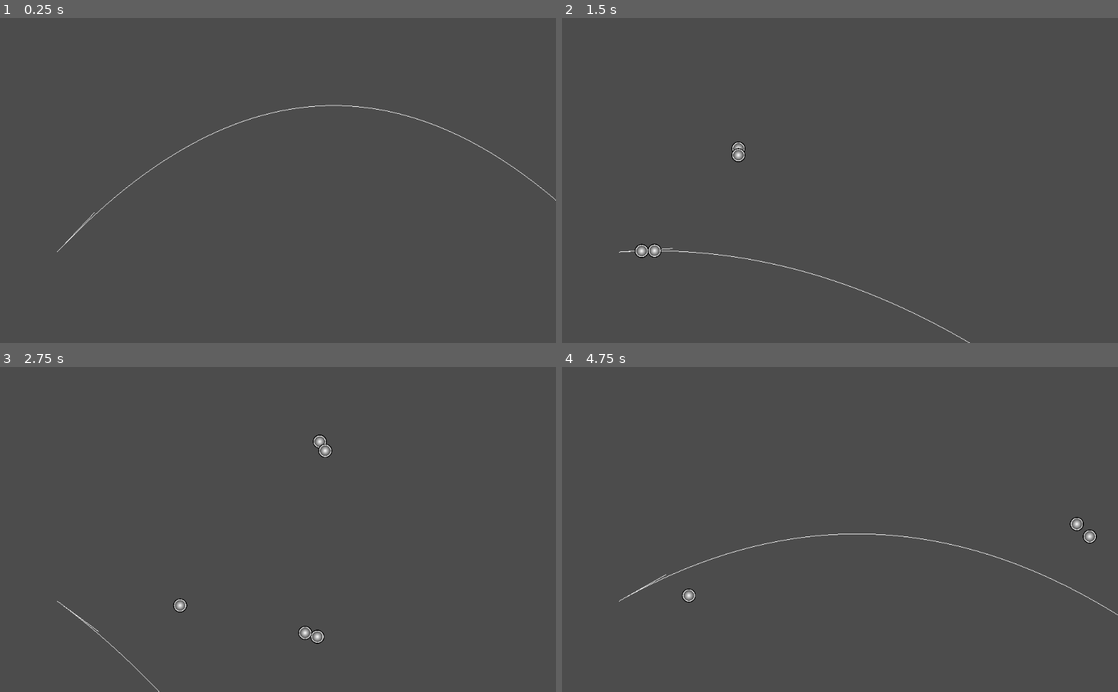
Above: before the commit, frames 1-4 (two rows, left to right).
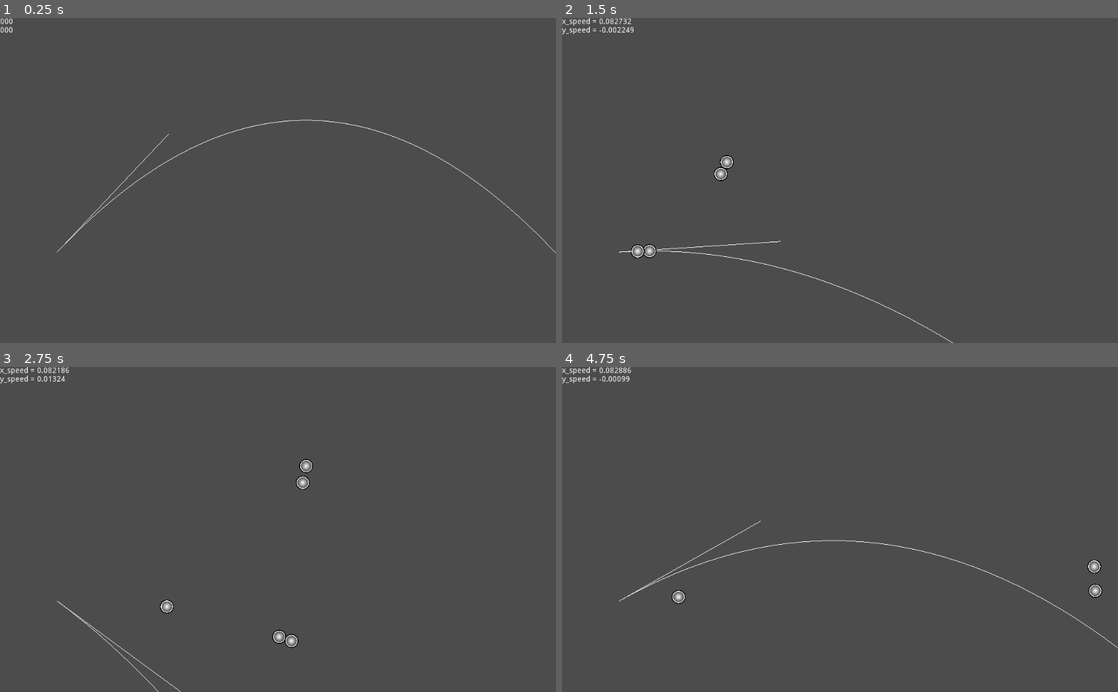
Above: after the commit, the same moments.

Repository: Acvarium/gravity_gun
Game: Godot game, scene res://scenes/main.tscn
Same seed, same stepped clock (60 frames per second), same inputs: the game is played once before the commit and once after it.
Inputs:
- Up to frame 1 (0.25 s): no input
- Up to frame 2 (1.5 s): tap Enter at 0.5 s; hold Right (ui_right) 0.53-1.28 s; hold Space (fire) 0.53-1.28 s; hold Down (ui_down) from 1.28 s (still down); tap Space (fire) at 1.35 s
- Up to frame 3 (2.75 s): release Down (ui_down) at 2.03 s; hold Right (ui_right) from 2.03 s (still down); hold Space (fire) from 2.03 s (still down)
- Up to frame 4 (4.75 s): release Right (ui_right) at 2.78 s; release Space (fire) at 2.78 s; hold Up (ui_up) 2.78-3.53 s; tap Space (fire) at 2.85, 4.35 s; hold Space (fire) 3.53-4.28 s; hold Left (ui_left) from 3.53 s (still down)

The runs differ from the first frame. In frame 1, 0.6% of the frame differs, in the area x 0-100%, y 0-73%; in frame 2, 1.0%; in frame 3, 1.0%; in frame 4, 1.2%, in the area x 0-100%, y 0-87%.

Commit message:
Correct drawing without taking friction into account

Diff:
--- a/game/objects/ball.tscn
+++ b/game/objects/ball.tscn
@@ -1,7 +1,12 @@
-[gd_scene load_steps=3 format=2]
+[gd_scene load_steps=4 format=2]
 
 [ext_resource path="res://scripts/ball.gd" type="Script" id=1]
 [ext_resource path="res://textures/ball.png" type="Texture" id=2]
+
+[sub_resource type="CircleShape2D" id=1]
+
+custom_solver_bias = 0.0
+radius = 11.2201
 
 [node name="ball" type="RigidBody2D" index="0"]
 
@@ -12,7 +17,7 @@
 mode = 0
 mass = 1.0
 friction = 0.0
-bounce = 0.0
+bounce = 0.5
 gravity_scale = 1.0
 custom_integrator = false
 continuous_cd = 0
@@ -20,12 +25,12 @@
 contact_monitor = false
 sleeping = false
 can_sleep = true
-linear_velocity = Vector2( 0, 0 )
-linear_damp = -1.0
+linear_velocity = Vector2( 1, 0 )
+linear_damp = 0.0
 angular_velocity = 0.0
-angular_damp = -1.0
+angular_damp = 0.0
 script = ExtResource( 1 )
-_sections_unfolded = [ "Linear" ]
+_sections_unfolded = [ "Angular", "Collision", "Linear" ]
 
 [node name="ball" type="Sprite" parent="." index="0"]
 
@@ -39,6 +44,12 @@
 [node name="Timer" type="Timer" parent="." index="1"]
 
 process_mode = 1
-wait_time = 1.0
+wait_time = 20.0
 one_shot = false
 autostart = true
+
+[node name="CollisionShape2D" type="CollisionShape2D" parent="." index="2"]
+
+shape = SubResource( 1 )
+
+[connection signal="timeout" from="Timer" to="." method="_on_Timer_timeout"]
--- a/game/project.godot
+++ b/game/project.godot
@@ -18,6 +18,14 @@
 
 fire=[ Object(InputEventKey,"resource_local_to_scene":false,"resource_name":"","device":0,"alt":false,"shift":false,"control":false,"meta":false,"command":false,"pressed":false,"scancode":32,"unicode":0,"echo":false,"script":null)
  ]
+x_up=[ Object(InputEventKey,"resource_local_to_scene":false,"resource_name":"","device":0,"alt":false,"shift":false,"control":false,"meta":false,"command":false,"pressed":false,"scancode":81,"unicode":0,"echo":false,"script":null)
+ ]
+x_down=[ Object(InputEventKey,"resource_local_to_scene":false,"resource_name":"","device":0,"alt":false,"shift":false,"control":false,"meta":false,"command":false,"pressed":false,"scancode":65,"unicode":0,"echo":false,"script":null)
+ ]
+y_up=[ Object(InputEventKey,"resource_local_to_scene":false,"resource_name":"","device":0,"alt":false,"shift":false,"control":false,"meta":false,"command":false,"pressed":false,"scancode":87,"unicode":0,"echo":false,"script":null)
+ ]
+y_down=[ Object(InputEventKey,"resource_local_to_scene":false,"resource_name":"","device":0,"alt":false,"shift":false,"control":false,"meta":false,"command":false,"pressed":false,"scancode":83,"unicode":0,"echo":false,"script":null)
+ ]
 
 [rendering]
 
--- a/game/scenes/main.tscn
+++ b/game/scenes/main.tscn
@@ -3,7 +3,11 @@
 [ext_resource path="res://scripts/main.gd" type="Script" id=1]
 [ext_resource path="res://textures/c_block.png" type="Texture" id=2]
 [ext_resource path="res://scripts/canvas.gd" type="Script" id=3]
-[ext_resource path="res://objects/ball.tscn" type="PackedScene" id=4]
+
+[sub_resource type="RectangleShape2D" id=1]
+
+custom_solver_bias = 0.0
+extents = Vector2( 139.474, 10 )
 
 [node name="main" type="Node2D" index="0"]
 
@@ -30,6 +34,54 @@
 
 script = ExtResource( 3 )
 
-[node name="ball" parent="." index="2" instance=ExtResource( 4 )]
+[node name="StaticBody2D" type="StaticBody2D" parent="." index="2"]
 
-visible = false
+input_pickable = false
+collision_layer = 1
+collision_mask = 1
+constant_linear_velocity = Vector2( 0, 0 )
+constant_angular_velocity = 0.0
+friction = 1.0
+bounce = 0.0
+
+[node name="CollisionShape2D" type="CollisionShape2D" parent="StaticBody2D" index="0"]
+
+position = Vector2( 667.889, 448.124 )
+shape = SubResource( 1 )
+
+[node name="ball_x_speed" type="Label" parent="." index="3"]
+
+anchor_left = 0.0
+anchor_top = 0.0
+anchor_right = 0.0
+anchor_bottom = 0.0
+margin_right = 40.0
+margin_bottom = 14.0
+rect_pivot_offset = Vector2( 0, 0 )
+mouse_filter = 2
+size_flags_horizontal = 1
+size_flags_vertical = 4
+text = "000"
+percent_visible = 1.0
+lines_skipped = 0
+max_lines_visible = -1
+
+[node name="ball_y_speed" type="Label" parent="." index="4"]
+
+anchor_left = 0.0
+anchor_top = 0.0
+anchor_right = 0.0
+anchor_bottom = 0.0
+margin_top = 16.0
+margin_right = 40.0
+margin_bottom = 30.0
+rect_pivot_offset = Vector2( 0, 0 )
+mouse_filter = 2
+size_flags_horizontal = 1
+size_flags_vertical = 4
+text = "000"
+percent_visible = 1.0
+lines_skipped = 0
+max_lines_visible = -1
+
+[node name="balls" type="Node2D" parent="." index="5"]
--- a/game/scripts/ball.gd
+++ b/game/scripts/ball.gd
@@ -1,7 +1,21 @@
 extends RigidBody2D
+var pos = Vector2()
+var main_node
+var x_speed = 0
 
 func _ready():
-	pass
 
+	main_node = get_node("/root/main")
+
+func _physics_process(delta):
+	var x = (position.x - pos.x) * delta
+	var y = (position.y - pos.y) * delta
+	var x_text = 'x_speed = ' + str(x)# +' '+ str(x_speed / x )
+
+	main_node.get_node("ball_x_speed").text = x_text
+	var y_text = 'y_speed = ' + str(y)
+	main_node.get_node("ball_y_speed").text = str(y_text)
+	pos = position
+	x_speed = x
 func _on_Timer_timeout():
 	queue_free()
--- a/game/scripts/main.gd
+++ b/game/scripts/main.gd
@@ -1,10 +1,10 @@
 extends Node2D
-var initial_speed = 100
+var initial_speed = 300
 var canvas
 var WHITE = Color(1,1,1)
 var steps = 1000
 var g = 9.8
-var time_step = 0.1
+var time_step = 1
 var ballObj = load("res://objects/ball.tscn")
 var velocity
 
@@ -16,8 +16,7 @@
 	if Input.is_action_pressed("fire"):
 		var ball = ballObj.instance()
 		ball.position = $gun.position
-		ball.apply_impulse(Vector2(), velocity * 3.6)
-#		ball.set_applied_force(velocity * 3.6)
+		ball.apply_impulse(Vector2(0,0), velocity)
 		add_child(ball)
 
 func _physics_process(delta):
@@ -37,12 +36,11 @@
 	var end = start + vec * initial_speed
 	canvas.lines.append([start, end, WHITE])
 	velocity = vec * initial_speed
-#	var angle = $gun.rotation - PI#atan2(velocity.x, velocity.y)
 	var time = 0
 	start = Vector2()
 	for i in range(steps):
-		var x = velocity.length() * time * -velocity.normalized().x#cos(angle)
-		var y = velocity.length() * time * -velocity.normalized().y - 0.5 * g * time*time #sin(angle) - 0.5 * g * time*time
+		var x = (velocity.length() * time * -velocity.normalized().x) * 0.1
+		var y = (velocity.length() * time * -velocity.normalized().y - 0.5 * g * time*time) * 0.1
 		time += time_step
 		var pos = Vector2(-x,-y)
 		canvas.lines.append([start + $gun.position, pos + $gun.position, WHITE])
